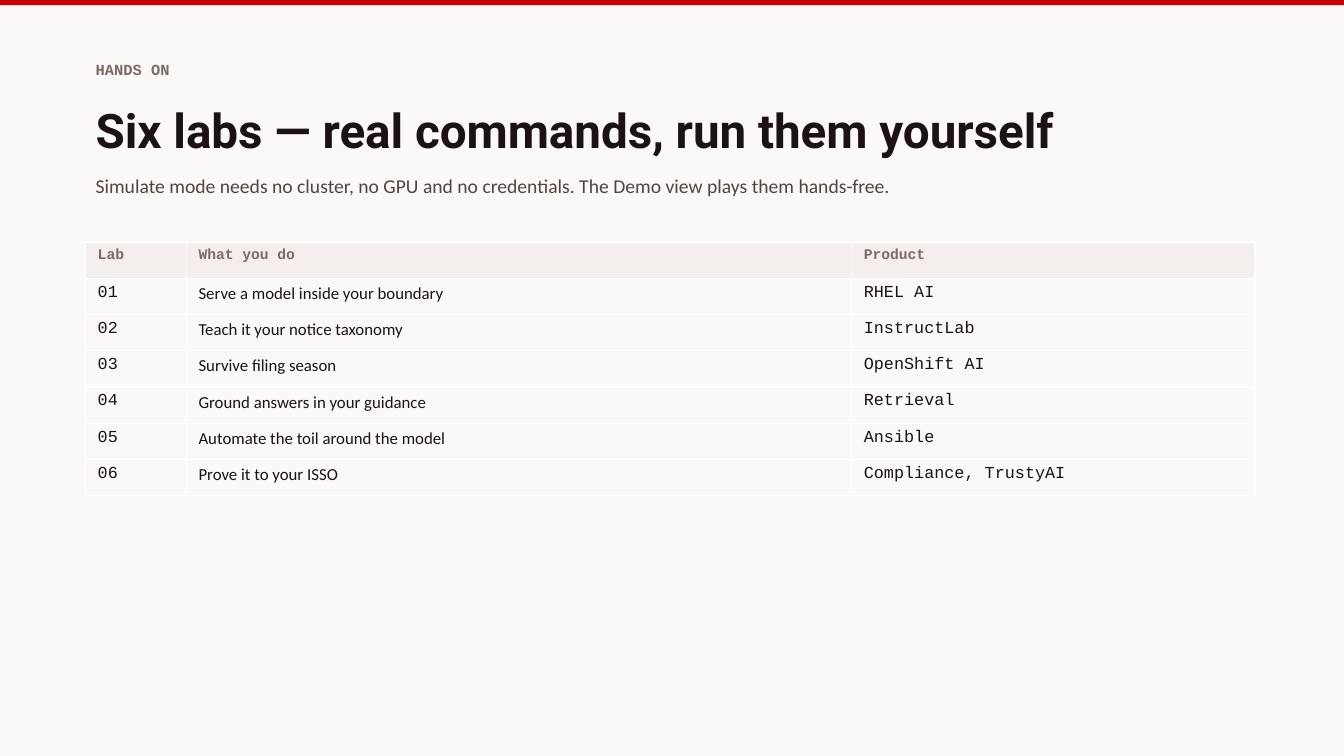
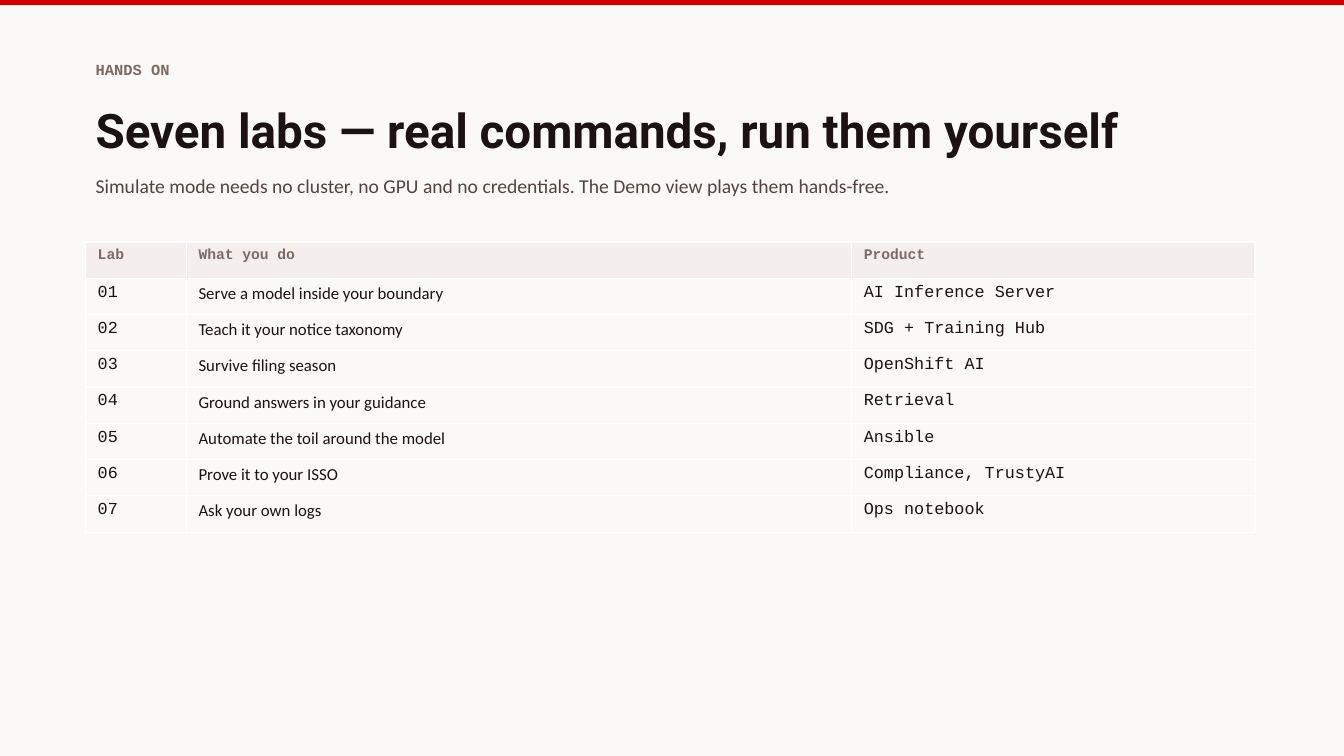
Before and after one commit to nommsweyMX/redhat-ai-tax-labs, a slide deck: slide 8 of slides/exports/redhat-ai-tax-administration.pptx. Drawn at 1344x756 pixels with LibreOffice and Linux fonts; fonts in the diff are those of the drawing. Boxes give left, top, right and bottom in pixels: in the first picture for what was removed or moved away, otherwise in the second. Text is boxed around its words. In the diff, an @@ line names an element or a change of style, - is before the commit and + after.

```diff
--- a/slides/exports/redhat-ai-tax-administration.pptx
+++ b/slides/exports/redhat-ai-tax-administration.pptx
@@ text at <box>96,112,1118,158</box>: text changed @@
-Six labs — real commands, run them yourself
+Seven labs — real commands, run them yourself
@@ table at <box>86,242,1255,532</box> @@
-row 2, column 3: RHEL AI
+row 2, column 3: AI Inference Server
-row 3, column 3: InstructLab
+row 3, column 3: SDG + Training Hub
+row 8: 07 | Ask your own logs | Ops notebook
```
Also in this commit, not shown: 6 other slides changed, 7 other files.
